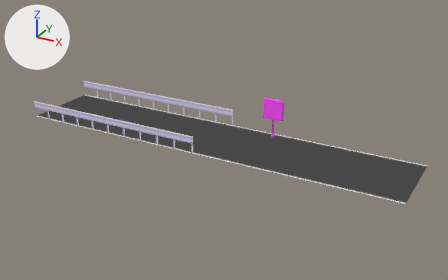
What one commit did to the Blender file blender_files/Gift_Plane/Gift_Plane.blend.
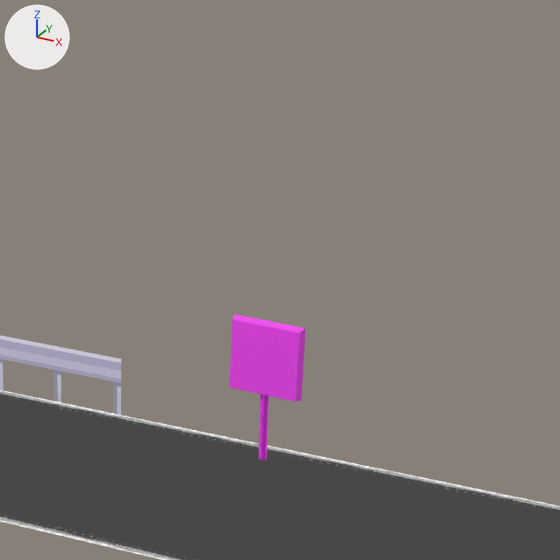
Each version appears first whole from a 50 mm camera at (19.14, -24.69, 12.39) aimed at (5.71, -0.27, 0.18), and next in a close-up on the part from 45% to 79% of the width and 3% to 59% of the height. Every picture has the same lights, and +X, +Y and +Z are marked at upper left. The last two pictures show the newer version. Text is drawn in Blender's own font.

In view in the first close-up: 'Front Rail Hitbox Object', 'Front Rail Object', 'Road Object', 'Road Object.001', 'Sign', 'Sign Pole', 'Sign Pole.001'.
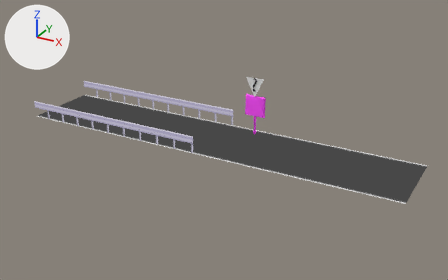
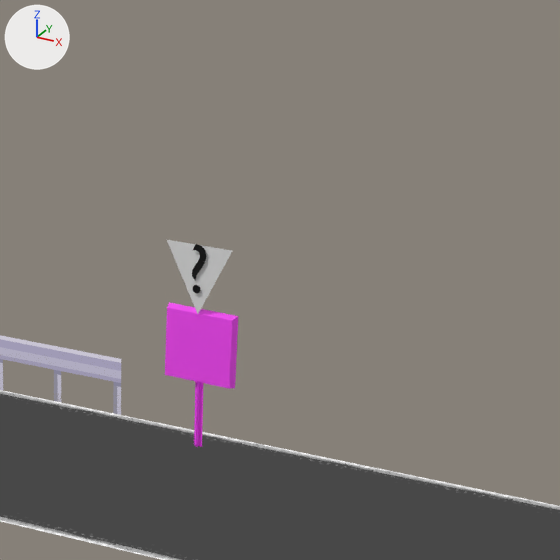
Commit message: Added interaction prompt

Boxes (x1, y1, x2, y2) around the edits, measured in the close-ups (560 x 560 px):
'Sign', moved
    before: (229, 314, 306, 402)
    after: (165, 302, 238, 389)
'Animated Interaction Prompt', added
    after: (167, 240, 232, 314)
'Sign Pole', moved
    before: (258, 394, 269, 461)
    after: (194, 381, 203, 447)
'Question Mark', added
    after: (192, 244, 206, 293)
'Sign Pole.001', moved
    before: (261, 395, 265, 461)
    after: (196, 382, 199, 447)

The change, as a diff of the scene's bpy script:
```diff
--- a/blender_files/Gift_Plane/Gift_Plane.blend.py
+++ b/blender_files/Gift_Plane/Gift_Plane.blend.py
@@ mat_black_material @@
+mat_black_material = principled_material('Black Material')
+mat_black_material.base_color = (0.0, 0.0, 0.0)  # black #000000
+mat_black_material.roughness = 1.0
@@ mat_gray_material @@
+mat_gray_material = principled_material('Gray Material')
+mat_gray_material.base_color = (0.8, 0.8, 0.8)  # white #e7e7e7
+mat_gray_material.roughness = 1.0
@@ me_plane_003 @@
+me_plane_003.from_pydata([(0.0, -0.5, 0.0), (-0.5, 0.5, 0.0), (0.5, 0.5, 0.0)], [], [(0, 2, 1)])
+me_plane_003.materials.append(mat_gray_material)  # white #e7e7e7
@@ txt_text @@
+txt_text = bpy.data.curves.new('Text', 'FONT')
+txt_text.body = '?'
+txt_text.materials.append(mat_black_material)  # black #000000
+txt_text.align_x = 'CENTER'
+txt_text.align_y = 'CENTER'
@@ ob_sign @@
 ob_sign = bpy.data.objects.new('Sign', me_cube)
-ob_sign.location = (7.5, 1.5, 1.5)
+ob_sign.location = (6.5, 1.5, 1.5)
 ob_sign.rotation_euler = (0.0, 0.0175, 0.0)  # degrees (0, 1, 0)
@@ ob_sign_pole @@
 ob_sign_pole = bpy.data.objects.new('Sign Pole', me_plane)
-ob_sign_pole.location = (7.5, 1.5, 0.5)
+ob_sign_pole.location = (6.5, 1.5, 0.5)
@@ ob_sign_pole_001 @@
 ob_sign_pole_001 = bpy.data.objects.new('Sign Pole.001', me_plane_001)
-ob_sign_pole_001.location = (7.5, 1.5, 0.5)
+ob_sign_pole_001.location = (6.5, 1.5, 0.5)
 ob_sign_pole_001.rotation_euler = (0.0, 0.0, 1.571)  # degrees (0, 0, 90)
@@ ob_question_mark @@
+ob_question_mark = bpy.data.objects.new('Question Mark', txt_text)
+ob_question_mark.parent = ob_animated_interaction_prompt
+ob_question_mark.matrix_parent_inverse = Matrix(((1.0, 0.0, 0.0, -7.5), (0.0, 0.0, 1.0, -2.0), (0.0, -1.0, 0.0, 1.0), (0.0, 0.0, 0.0, 1.0)))
+ob_question_mark.location = (7.5, 0.969, 2.125)
+ob_question_mark.rotation_euler = (1.571, 0.0, 0.0)  # degrees (90, 0, 0)
@@ ob_animated_interaction_prompt @@
+ob_animated_interaction_prompt = bpy.data.objects.new('Animated Interaction Prompt', me_plane_003)
+ob_animated_interaction_prompt.location = (6.5, 1.41, 2.5)
+ob_animated_interaction_prompt.rotation_euler = (1.571, 0.0, 0.0)  # degrees (90, 0, 0)
```
